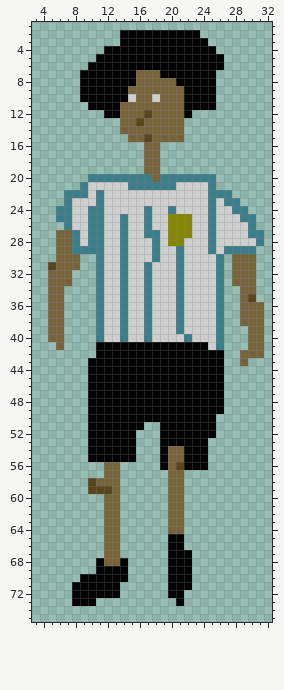
Edited in one commit: sprite sheet (Animations/1_player/left/003.png). The first picture shows the starting point.
The file is 40x80 pixels. Shown: x 3..32, y 1..75.
After the commit:
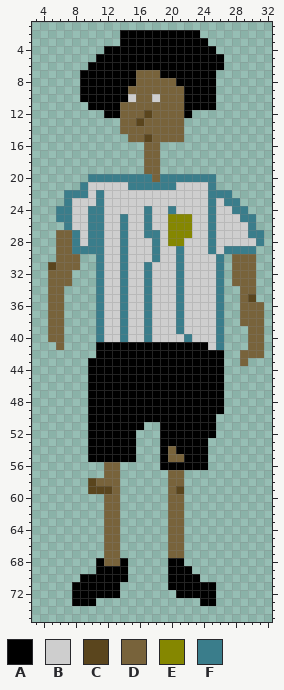
Palette (. is transparent): A #000000  B #cecece  C #5a451d  D #78633b  E #858700  F #3a7d8b
From old to new:
@@ x 18..23 @@
 53 .AAAAA
-54 .ADDAA
+54 .ADAAA
 55 .ADDAA
-56 .ADCAA
+56 .AAAAA
 57 ..DD..
 58 ..DD..
-59 ..DD..
+59 ..DC..
 60 ..DD..
@@ x 18..27 @@
 64 ..DD......
-65 ..AA......
-66 ..AA......
-67 ..AAA.....
-68 ..AAA.....
+65 ..DD......
+66 ..DD......
+67 ..DD......
+68 ..AA......
 69 ..AAA.....
-70 ..AAA.....
-71 ..AAA.....
-72 ..AA......
-73 ...A......
+70 ..AAAA....
+71 ..AAAAAA..
+72 ...AAAAA..
+73 ......AA..
 74 ..........
Where, in picture pixels (left, top, right, bottom), the same in both pictures:
changed: (168, 446, 184, 494)
changed: (168, 534, 216, 606)
